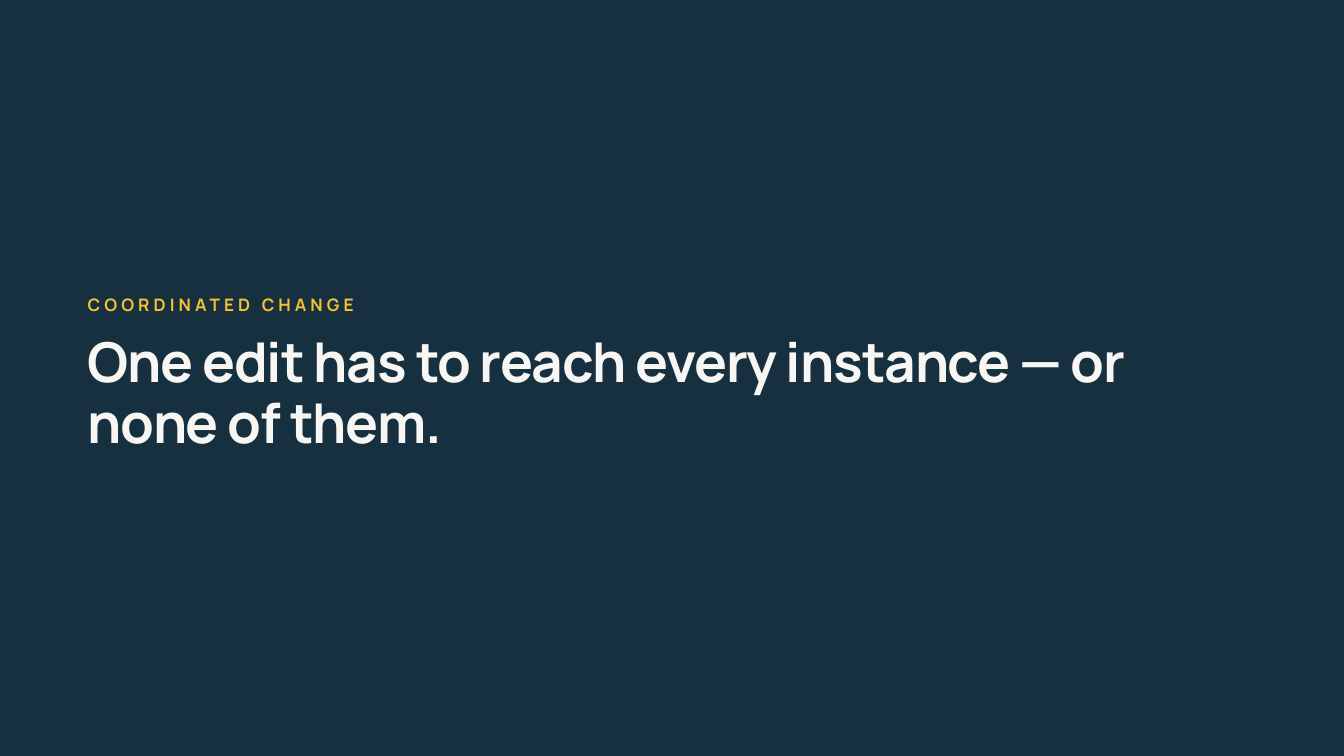
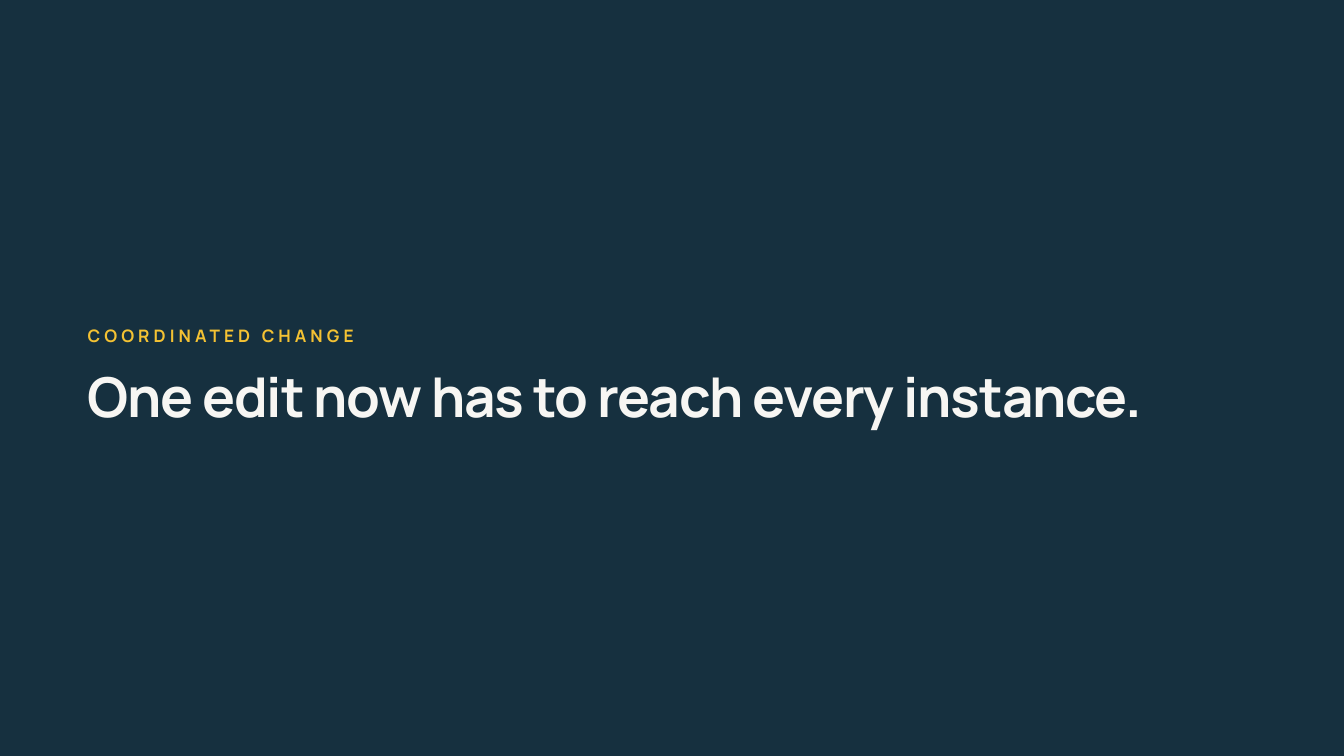
Before and after one commit to 1kevgriff/modern-dotnet-configuration, a slide deck: slide 42 of slides/modern-dotnet-configuration.pptx. Drawn at 1344x756 pixels with LibreOffice and Linux fonts; fonts in the diff are those of the drawing. Boxes give left, top, right and bottom in pixels: in the first picture for what was removed or moved away, otherwise in the second. Text is boxed around its words. In the diff, an @@ line names an element or a change of style, - is before the commit and + after.

```diff
--- a/slides/modern-dotnet-configuration.pptx
+++ b/slides/modern-dotnet-configuration.pptx
@@ text "COORDINATED CHANGE": place and size @@
-text "COORDINATED CHANGE" at [88,295,378,319]
+text "COORDINATED CHANGE" at [88,325,378,349]
@@ text at [88,376,1142,430]: text changed @@
-One edit has to reach every instance — or none of them.
+One edit now has to reach every instance.
```
Also in this commit, not shown: 9 other slides changed, 3 slides added, 3 slides removed, 5 other files.
